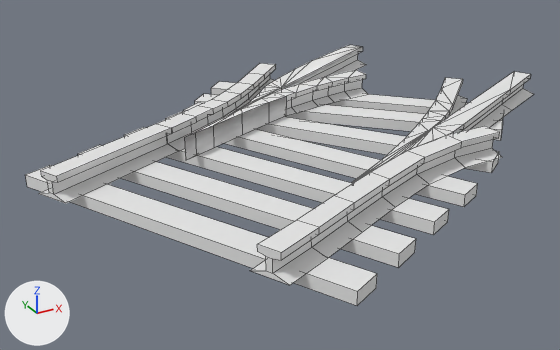
An edit to the OBJ model models/advtrains_dtrack_s3_tieless_l_60.obj, drawn before and after from the same camera.
Camera for both pictures: a camera (50 mm lens) standing at (-1.72, -2.71, 0.76) and looking at (-0.24, -0.01, -0.59). Every picture has the same lights, and +X, +Y and +Z are marked at lower left. Mesh edges are drawn as thin lines. Where no turn or scale is listed for an object, it has been applied to the vertices.

In view in the first picture: 'Closure.30_30_cr_r.001_Plane.013', 'Closure.30_30_st_l.001_BezierCurve.023', 'Closure.30_45_st_l.001_BezierCurve.025', 'Closure.30_st_cr_r.001_BezierCurve.026', 'dtrack_s3_30.sleepers.001_Cube.009', 'dtrack_s3_30.stockrails.001_Cube.008'.
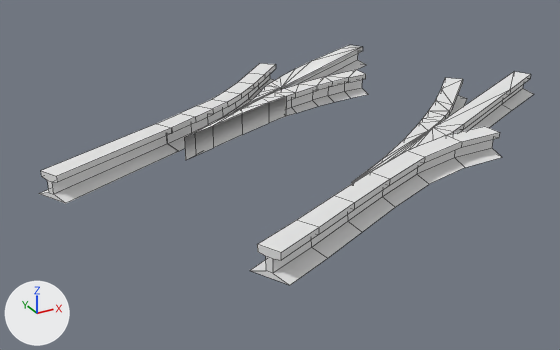
The change in detail:
Object 'dtrack_s3_30.sleepers.001_Cube.009' (ob_dtrack_s3_30_sleepers_001_cube_009) is deleted.

Where the change shows, as pixel boxes (x1, y1, x2, y2) in the pictures (560 x 350 px):
'dtrack_s3_30.sleepers.001_Cube.009', deleted: before (25, 81, 503, 306)
